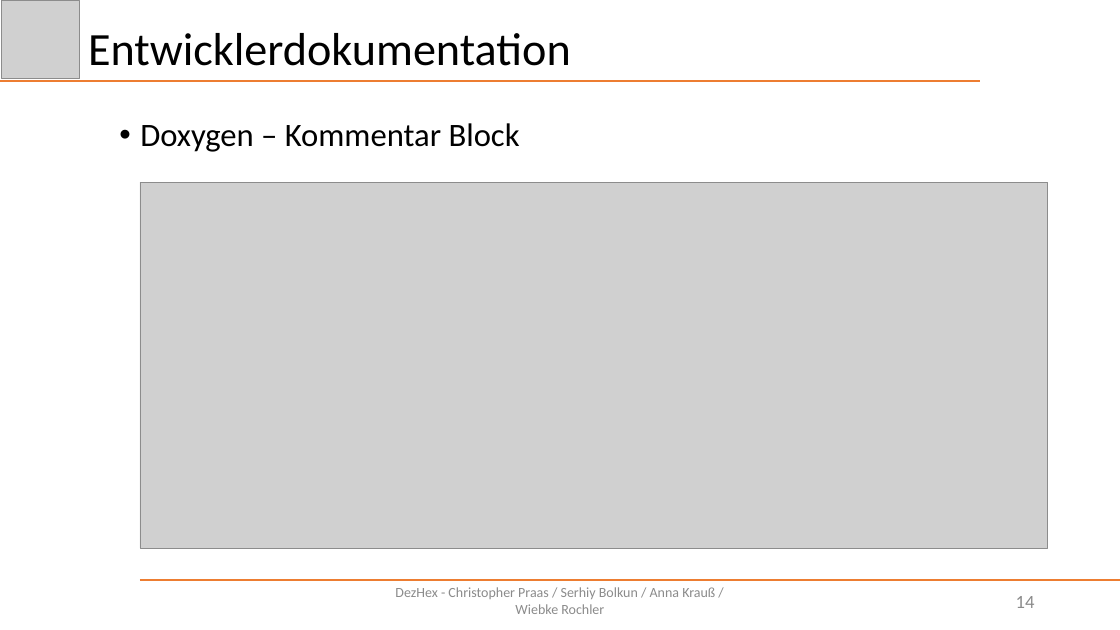
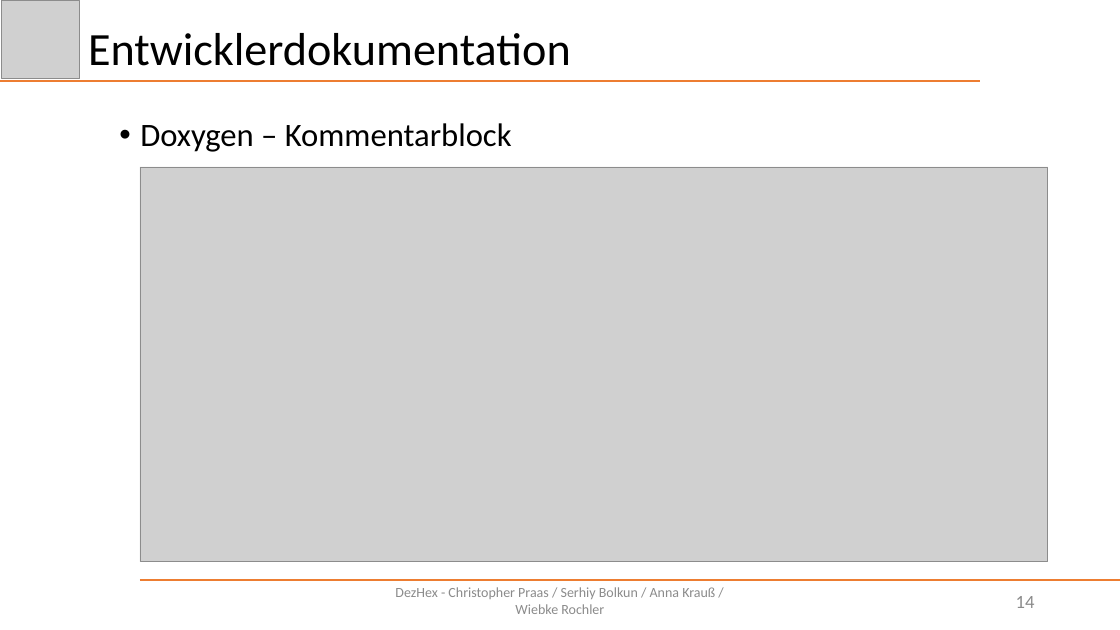
Before and after one commit to Schnitzel128/sejava, a slide deck: slide 14 of Präsentation/DezHex.pptx. Drawn at 1120x630 pixels with LibreOffice and Linux fonts; fonts in the diff are those of the drawing; grey boxes stand for pictures. Boxes give left, top, right and bottom in pixels: in the first picture for what was removed or moved away, otherwise in the second. Text is boxed around its words. In the diff, an @@ line names an element or a change of style, - is before the commit and + after.

```diff
--- a/Präsentation/DezHex.pptx
+++ b/Präsentation/DezHex.pptx
@@ text at <box>140,123,512,152</box>: text changed @@
-• Doxygen – Kommentar Block
+• Doxygen – Kommentarblock
@@ picture: place and size @@
-picture at <box>140,182,1049,548</box>
+picture at <box>140,167,1049,562</box>
```
Also in this commit, not shown: 14 other slides changed.
